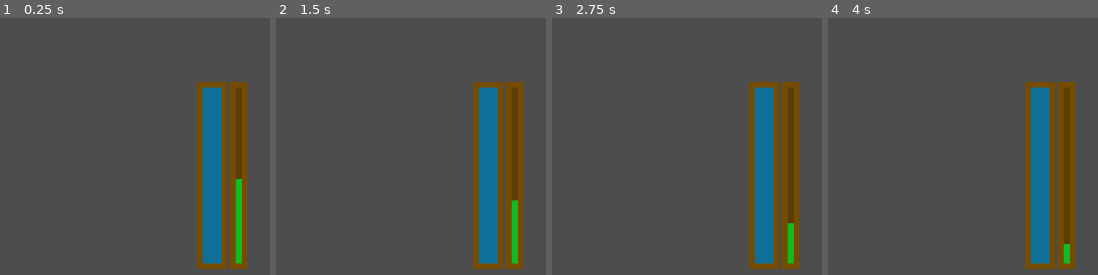
Above: before the commit, frames 1-4 (left to right).
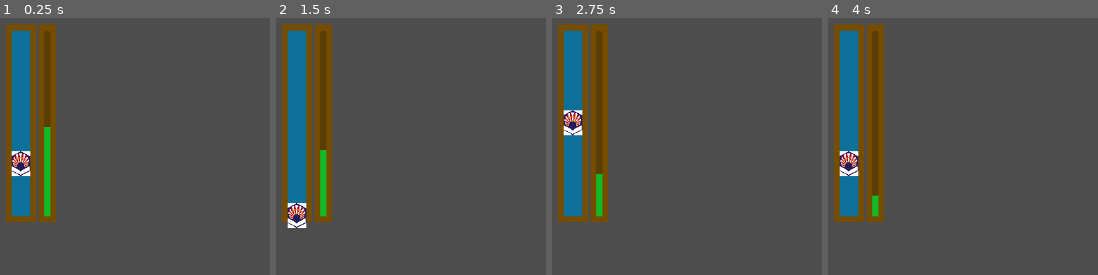
Above: after the commit, the same moments.

Repository: aulasoftwarelibre/CordobaPlayGame
Game: Godot game, scene res://minijuego.tscn
Two runs of this game, one before a commit and one after it. Both use one fixed random seed, a clock stepped at 60 frames per second and the inputs below.
Inputs:
- Up to frame 1 (0.25 s): no input
- Up to frame 2 (1.5 s): tap Enter at 0.5 s
- Up to frame 3 (2.75 s): no input
- Up to frame 4 (4 s): tap Space at 2.75 s; tap Enter at 3.5 s

The runs differ from the first frame. In frame 1, 26% of the frame differs, in the area x 2-92%, y 2-98%; in frame 2, 26%; in frame 3, 26%; in frame 4, 26%.

Commit message:
The fish has been added and his movement asswel

Diff:
--- /dev/null
+++ b/caja.gd
@@ -0,0 +1,21 @@
+extends Control
+@onready var temp=$MovPez
+@onready var yMax=int($ColorRect/MarginContainer/ColorRect.size.y)
+@onready var pez=$ColorRect/MarginContainer/ColorRect/TextureRect
+var posSalto: int =0
+
+func _ready() -> void:
+	await get_tree().process_frame  # Espera un frame para que los nodos tengan su tamaño correcto
+	yMax = int($ColorRect/MarginContainer/ColorRect.size.y)  # Ahora tendrá el tamaño correcto
+	nuevoSalto()
+
+func _process(delta: float) -> void:
+	pez.position.y= lerpf(pez.position.y,posSalto,0.6)
+
+func _on_mov_pez_timeout() -> void:
+	nuevoSalto()
+
+func nuevoSalto() -> void:
+	posSalto= randi()%yMax
+	print("Salto", posSalto)
+	temp.wait_time=randf_range(0.6,5)
--- a/minijuego.tscn
+++ b/minijuego.tscn
@@ -1,7 +1,9 @@
-[gd_scene load_steps=4 format=3 uid="uid://bn3q58u8vefrb"]
+[gd_scene load_steps=6 format=3 uid="uid://bn3q58u8vefrb"]
 
 [ext_resource type="Script" uid="uid://dlvx5y00nu6lo" path="res://progress_bar.gd" id="1_nia5u"]
 [ext_resource type="Script" uid="uid://bvvaef7djkeb8" path="res://GameControl.gd" id="1_t4vm0"]
+[ext_resource type="Texture2D" uid="uid://brlixov4uwdq0" path="res://descarga (2).png" id="2_83ia3"]
+[ext_resource type="Script" uid="uid://drx6b843ybtju" path="res://caja.gd" id="2_fw41h"]
 
 [sub_resource type="StyleBoxFlat" id="StyleBoxFlat_t4vm0"]
 bg_color = Color(0.0784314, 0.72549, 0.14902, 1)
@@ -11,8 +13,13 @@
 anchors_preset = 15
 anchor_right = 1.0
 anchor_bottom = 1.0
+offset_left = -277.0
+offset_top = -93.0
+offset_right = -277.0
+offset_bottom = -93.0
 grow_horizontal = 2
 grow_vertical = 2
+scale = Vector2(1.00104, 1.05548)
 script = ExtResource("1_t4vm0")
 
 [node name="HBoxContainer" type="HBoxContainer" parent="."]
@@ -33,6 +40,7 @@
 [node name="Caja" type="Control" parent="HBoxContainer"]
 layout_mode = 2
 size_flags_horizontal = 3
+script = ExtResource("2_fw41h")
 
 [node name="ColorRect" type="ColorRect" parent="HBoxContainer/Caja"]
 layout_mode = 1
@@ -59,6 +67,26 @@
 [node name="ColorRect" type="ColorRect" parent="HBoxContainer/Caja/ColorRect/MarginContainer"]
 layout_mode = 2
 color = Color(0.0545417, 0.439501, 0.600261, 1)
+
+[node name="TextureRect" type="TextureRect" parent="HBoxContainer/Caja/ColorRect/MarginContainer/ColorRect"]
+layout_mode = 1
+anchors_preset = 8
+anchor_left = 0.5
+anchor_top = 0.5
+anchor_right = 0.5
+anchor_bottom = 0.5
+offset_left = -13.5
+offset_top = -17.0
+offset_right = 179.5
+offset_bottom = 244.0
+grow_horizontal = 2
+grow_vertical = 2
+scale = Vector2(0.139713, 0.130677)
+texture = ExtResource("2_83ia3")
+stretch_mode = 2
+
+[node name="MovPez" type="Timer" parent="HBoxContainer/Caja"]
+autostart = true
 
 [node name="Progreso" type="Control" parent="HBoxContainer"]
 layout_mode = 2
@@ -100,4 +128,5 @@
 wait_time = 0.1
 autostart = true
 
+[connection signal="timeout" from="HBoxContainer/Caja/MovPez" to="HBoxContainer/Caja" method="_on_mov_pez_timeout"]
 [connection signal="timeout" from="HBoxContainer/Progreso/Timer" to="HBoxContainer/Progreso/ColorRect/MarginContainer/ProgressBar" method="_on_timer_timeout"]
--- a/progress_bar.gd
+++ b/progress_bar.gd
@@ -3,6 +3,5 @@
 
 func _on_timer_timeout() -> void:
 	value-= 1
-	print("Esta bajando")
 	if value<=0:
 		get_tree().change_scene_to_file("res://GameOver.tscn")
--- a/project.godot
+++ b/project.godot
@@ -14,3 +14,7 @@
 run/main_scene="uid://bn3q58u8vefrb"
 config/features=PackedStringArray("4.4", "Forward Plus")
 config/icon="res://icon.svg"
+
+[rendering]
+
+textures/canvas_textures/default_texture_filter=0
Not shown, added: caja.gd.uid
Binary file added: descarga (2).png
Not shown, added: descarga (2).png.import
